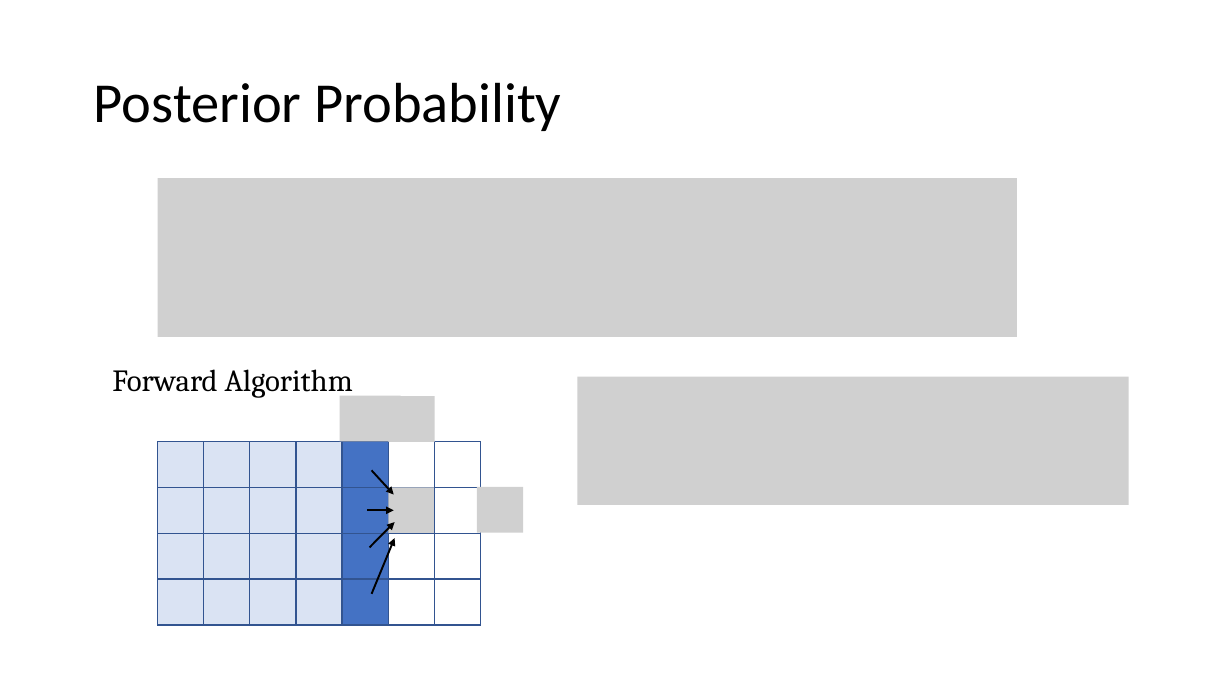
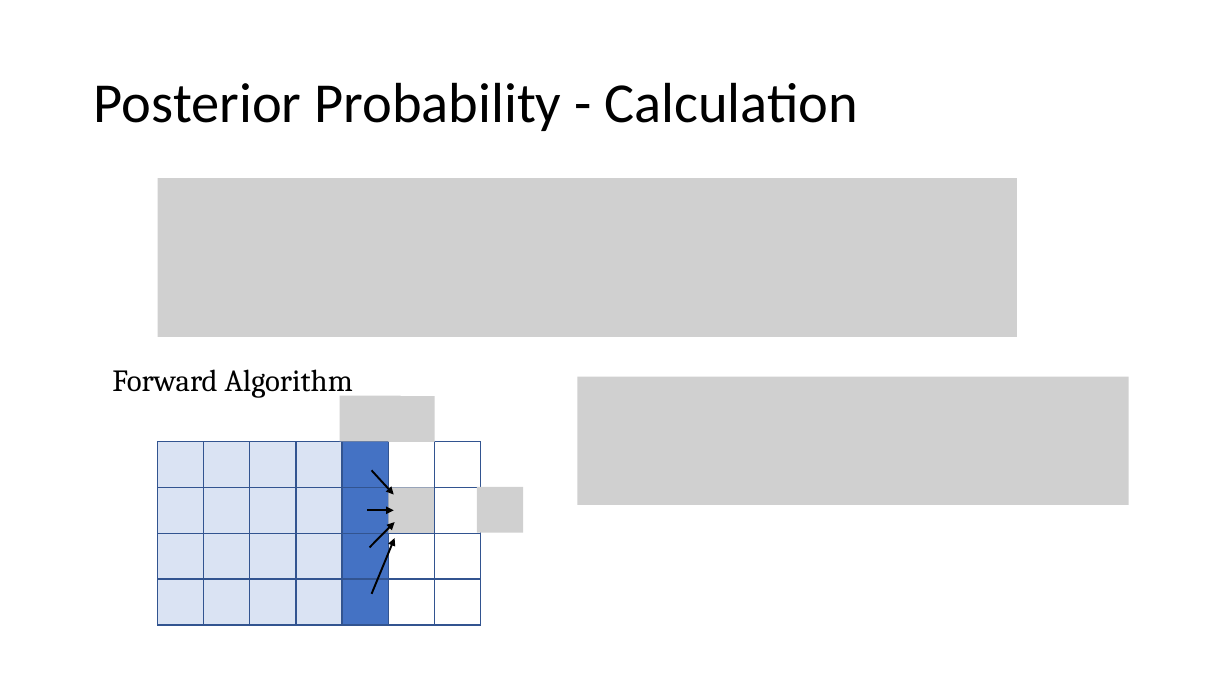
Before and after one commit to David-Taub/HOP-HMM, a slide deck: slide 21 of Help/ThesesPresentation2.pptx (slide 19 before the commit). Drawn at 1232x693 pixels with LibreOffice and Linux fonts; fonts in the diff are those of the drawing; grey boxes stand for pictures. Boxes give left, top, right and bottom in pixels: in the first picture for what was removed or moved away, otherwise in the second. Text is boxed around its words. In the diff, an @@ line names an element or a change of style, - is before the commit and + after.

```diff
--- a/Help/ThesesPresentation2.pptx
+++ b/Help/ThesesPresentation2.pptx
@@ title at box(94, 82, 858, 131): text changed @@
-Posterior Probability
+Posterior Probability - Calculation
```
Also in this commit, not shown: 10 other slides changed, 4 slides added, 3 other files.
